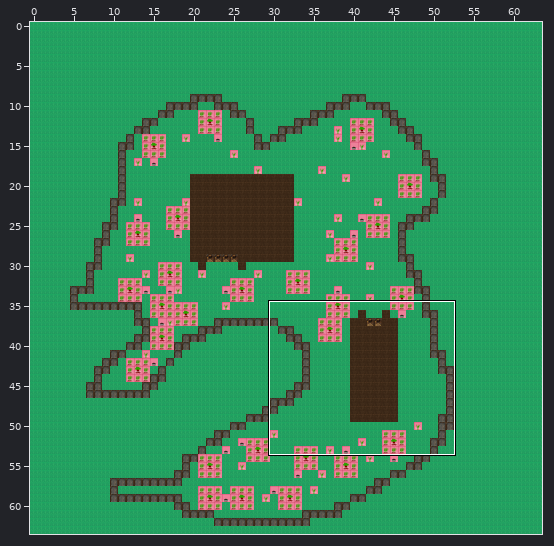
Tiled map: assets/tiled/mapFarm3.tmx. Above, an overview of the earlier version with the close-up marked.
Close-up. Earlier state:
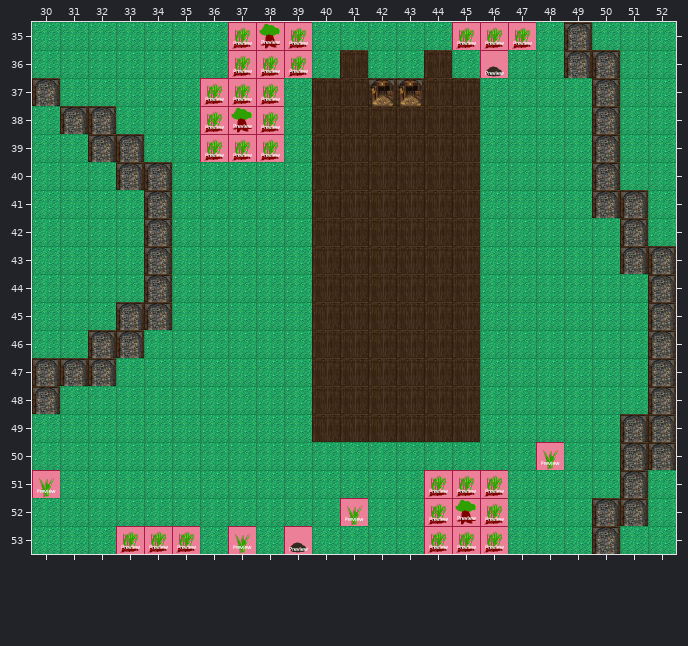
Cells are 64x64 px. Shown: x 30..52, y 35..53. The commit also changed other parts of the map, which this record leaves out.
The same view after the edit:
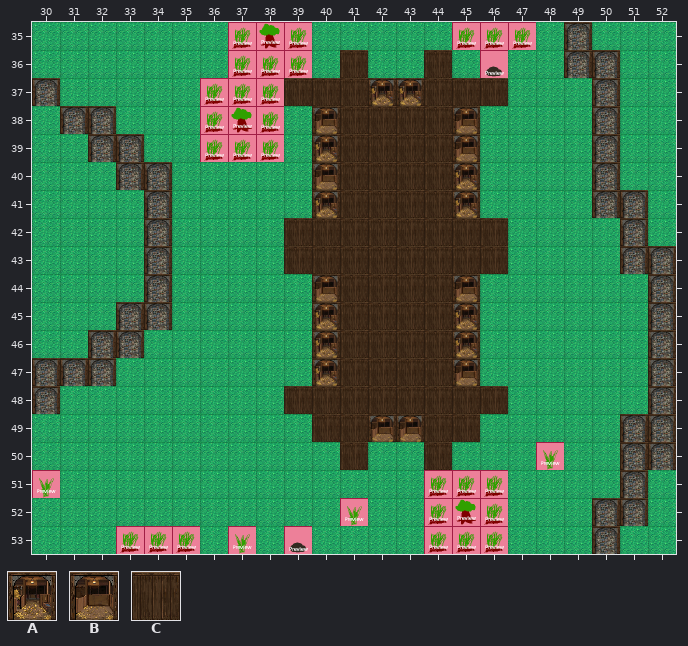
Key: from "tileset": A 16, B 17, C 24.
_ is an empty cell, . an unchanged one.
The edit:
--- layer "walls"
@@ x 39..46 @@
-37 _......_
-38 .C....C.
-39 .C....C.
-40 .C....C.
-41 .C....C.
-42 _......_
-43 _......_
-44 .C....C.
-45 .C....C.
-46 .C....C.
-47 .C....C.
-48 _......_
-49 ...CC...
-50 .._.._..
+37 C......C
+38 .B....B.
+39 .A....B.
+40 .B....A.
+41 .A....A.
+42 C......C
+43 C......C
+44 .B....B.
+45 .A....A.
+46 .A....A.
+47 .A....B.
+48 C......C
+49 ...BB...
+50 ..C..C..
